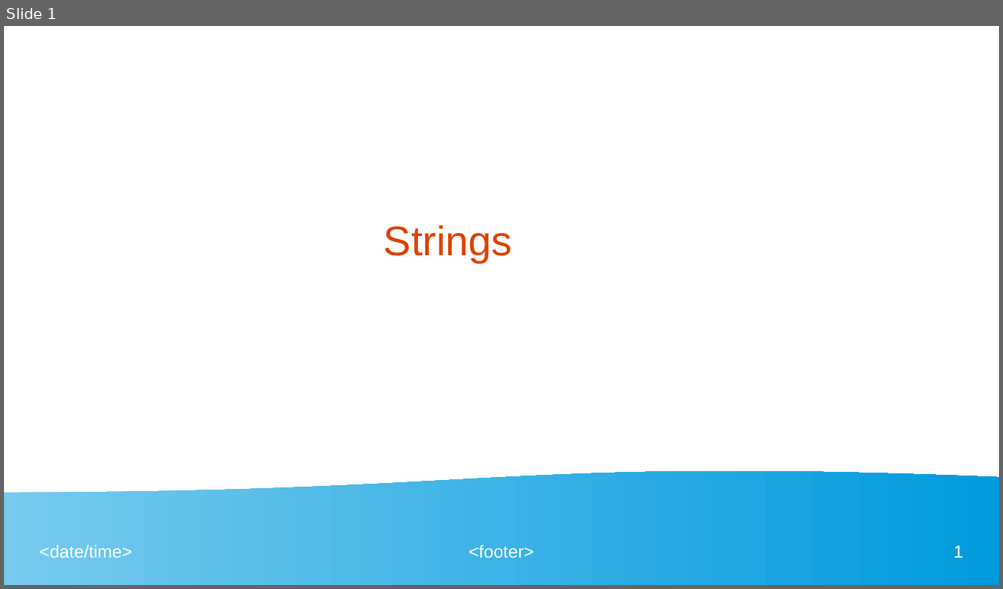
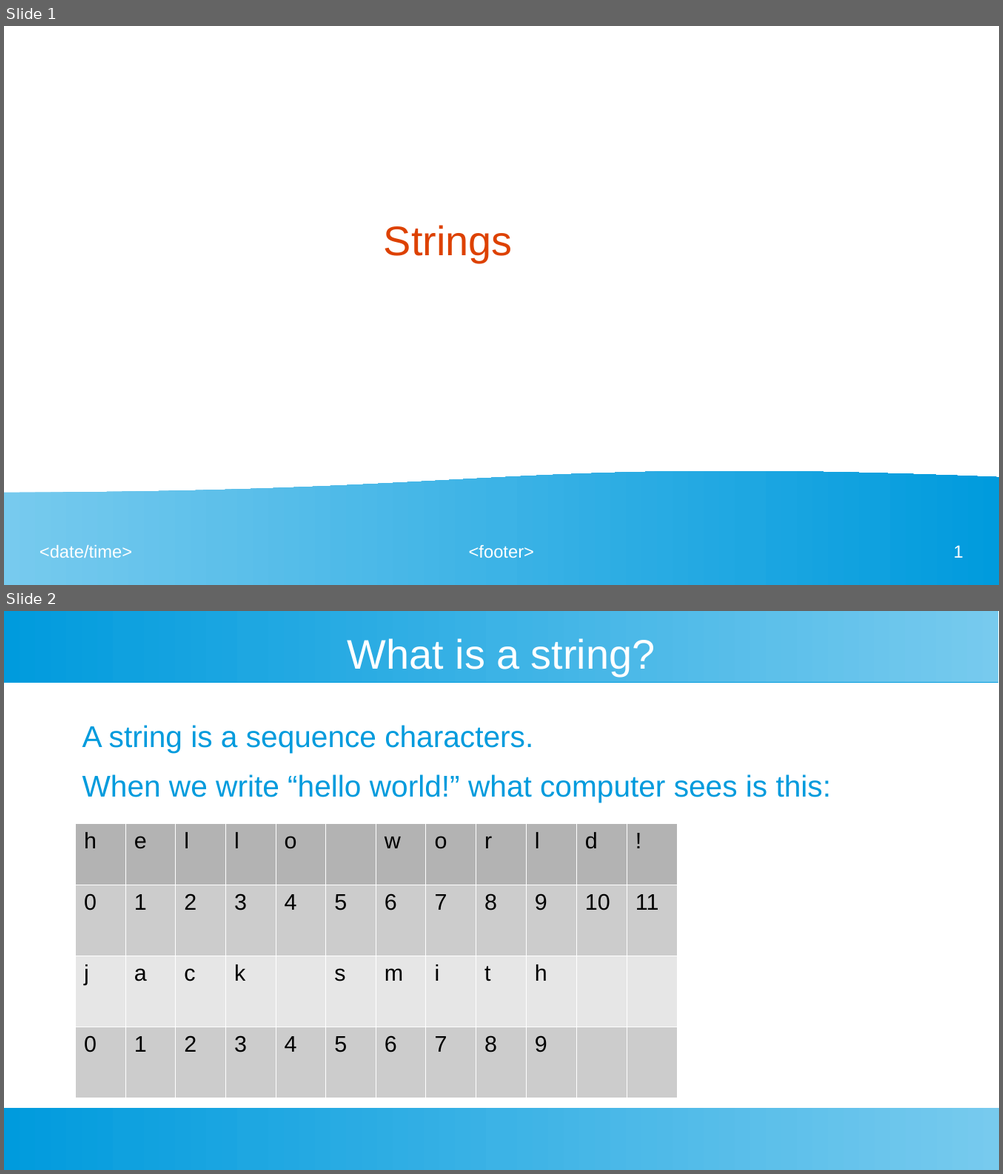
Before and after one commit to ashishjain1547/public_lessons_in_python, a slide deck: Ch 2 - Strings/Strings.odp. Shown one above the other, each under a label of ours: slide 1 before the commit, slides 1 and 2 after it. The pictures are 1003x589 and 1003x1174 pixels, drawn with LibreOffice and Linux fonts; fonts in the diff are those of the drawing. Boxes give left, top, right and bottom in pixels: in the first picture for what was removed or moved away, otherwise in the second. Text is boxed around its words. In the diff, an @@ line names an element or a change of style, - is before the commit and + after.

```diff
--- a/Ch 2 - Strings/Strings.odp
+++ b/Ch 2 - Strings/Strings.odp
@@ slide 2 added at [4,611,999,1170], background #FFFFFF @@
@@ rectangle added at [4,611,999,682], fill gradient #77CAEE to #75C9EE to #73C9ED to #71C8ED to #6FC7ED to #6EC6ED @@
@@ title added at [347,638,655,676], 33 pt, text #FFFFFF @@
+What is a string?
@@ text added at [82,725,831,803], 24 pt, text #009BDD @@
+A string is a sequence characters.
+When we write “hello world!” what computer sees is this:
@@ table added at [75,824,674,1099], 4 rows, 12 columns @@
+h | e | l | l | o |  | w | o | r | l | d | !
+0 | 1 | 2 | 3 | 4 | 5 | 6 | 7 | 8 | 9 | 10 | 11
+j | a | c | k |  | s | m | i | t | h |  | 
+0 | 1 | 2 | 3 | 4 | 5 | 6 | 7 | 8 | 9 |  | 
@@ rectangle added at [4,1108,999,1170], fill gradient #77CAEE to #75C9EE to #73C9ED to #71C8ED to #6FC7ED to #6EC6ED @@
```
Also in this commit, not shown: 2 slides changed, 2 other slides added, 7 other files.
